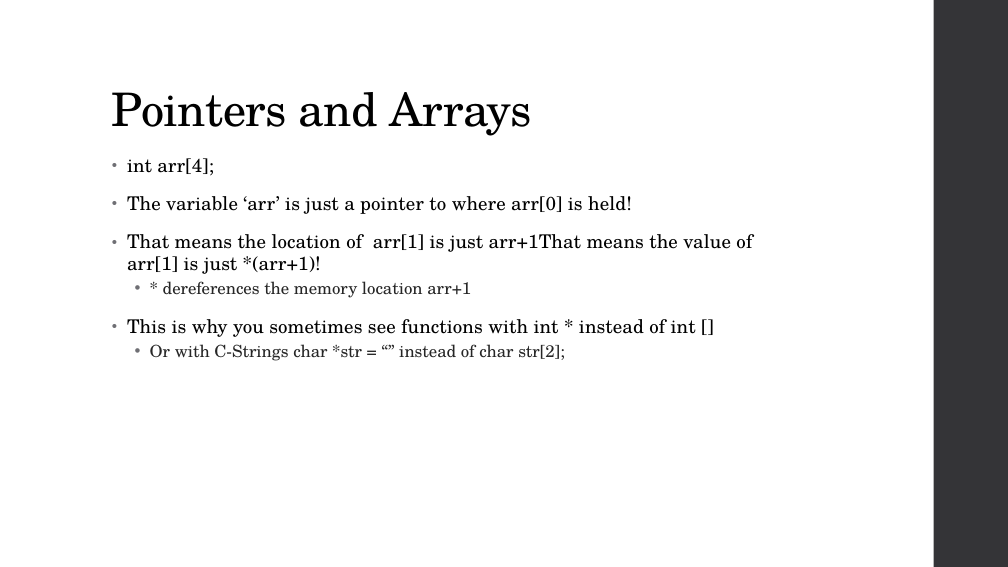
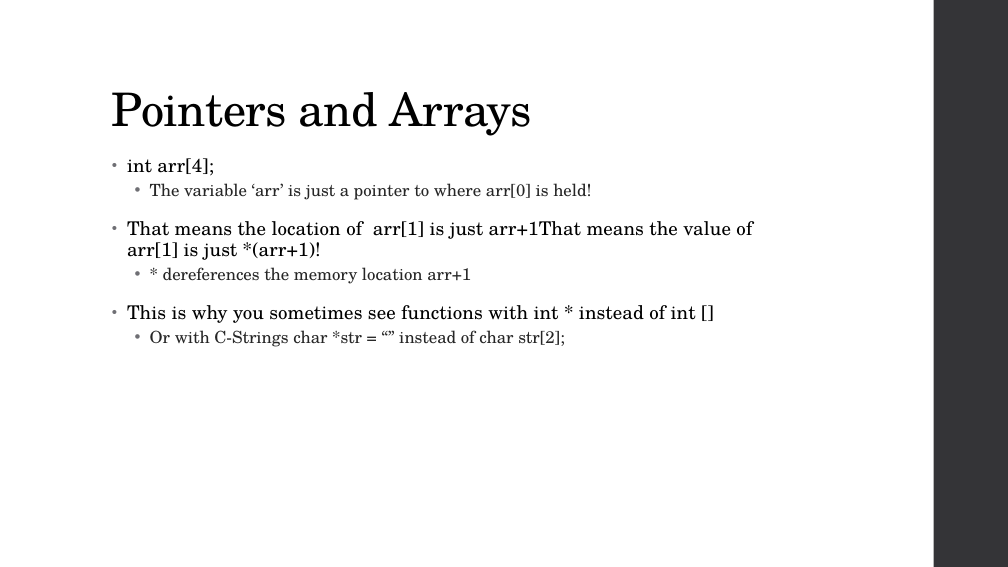
Before and after one commit to CarsonCook/CWorkshop2017, a slide deck: slide 5 of C Slides.pptx. Drawn at 1008x567 pixels with LibreOffice and Linux fonts; fonts in the diff are those of the drawing. Boxes give left, top, right and bottom in pixels: in the first picture for what was removed or moved away, otherwise in the second. Text is boxed around its words. In the diff, an @@ line names an element or a change of style, - is before the commit and + after.

```diff
--- a/C Slides.pptx
+++ b/C Slides.pptx
@@ text at box(150, 183, 591, 200): size 18 to 16 pt, text colour #000000 to #262626, letter spacing 0.1 to 0 pt in "The variable ‘arr’ is just a pointer ..."; list level 1 to 2 in "The variable ‘arr’ is just ..."; line spacing 0.95 to 0.9 @@
```
Also in this commit, not shown: 5 other slides changed.
